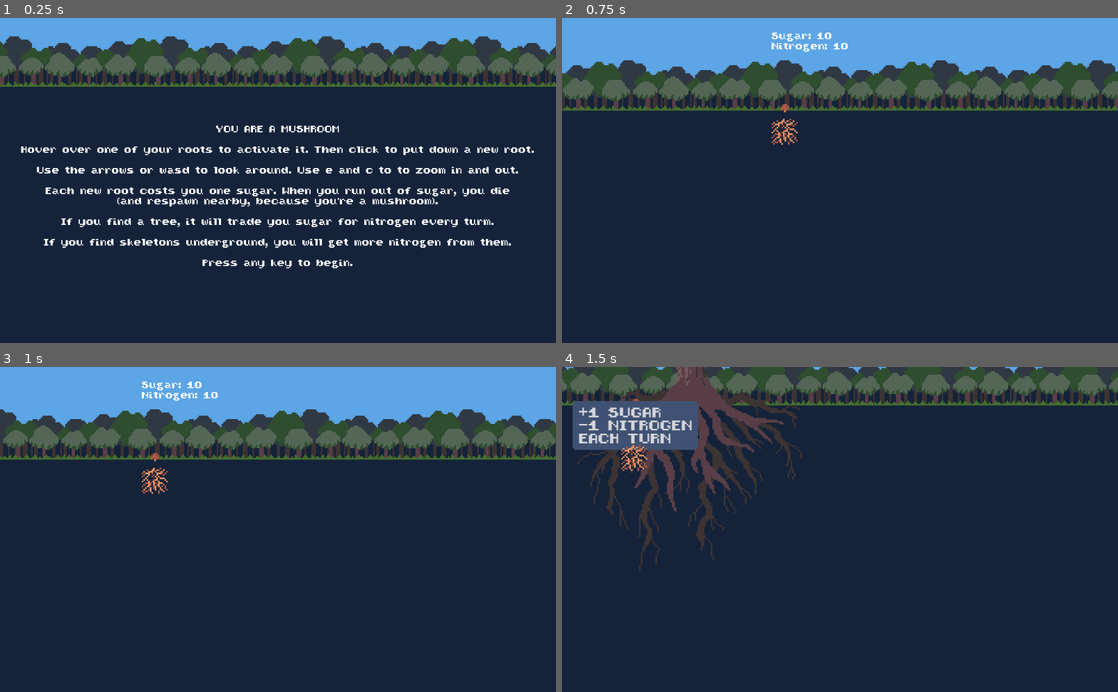
Above: before the commit, frames 1-4 (two rows, left to right).
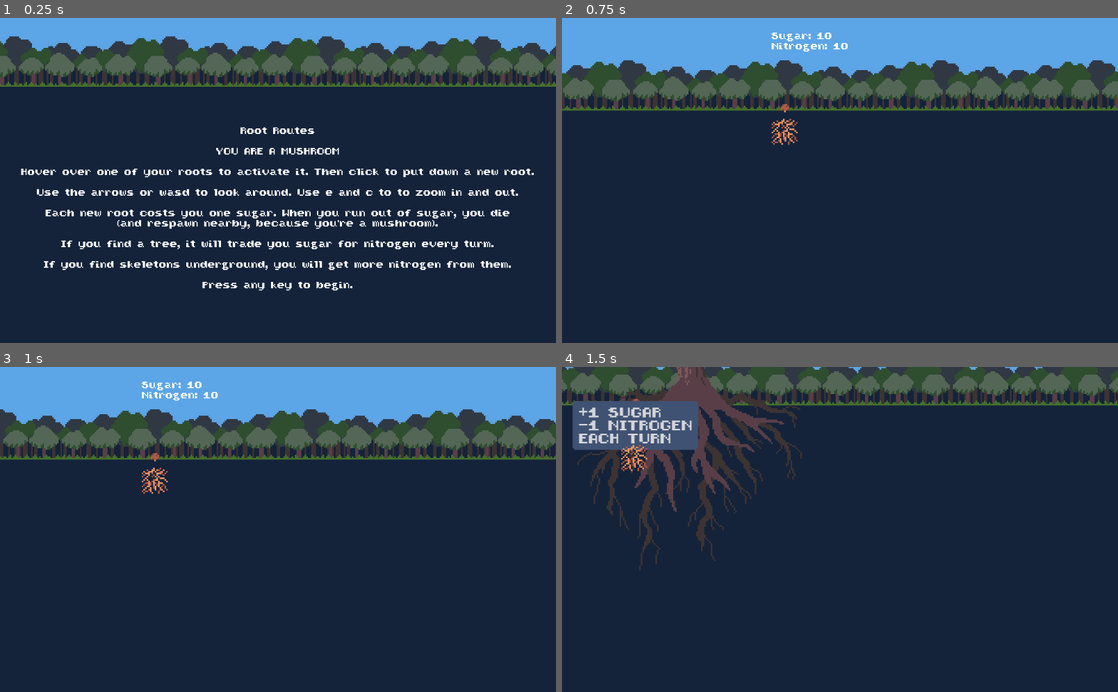
Above: after the commit, the same moments.

Repository: RoxT/rootroutes
Game: Godot game, scene res://StartMenu.tscn
Same seed, same stepped clock (60 frames per second), same inputs: the game is played once before the commit and once after it.
Inputs (mouse positions are in pixels of both pictures, inside the frame that each line leads up to):
- Up to frame 1 (0.25 s): no input
- Up to frame 2 (0.75 s): tap Enter at 0.5 s; move the mouse to (962, 164) at 0.52 s; hold Right (ui_right) from 0.53 s (still down); click (962, 164) at 0.67 s
- Up to frame 3 (1 s): keep holding Right (ui_right)
- Up to frame 4 (1.5 s): move the mouse to (645, 480) at 1.27 s; release Right (ui_right) at 1.28 s; hold Down (ui_down) from 1.28 s (still down); click (645, 480) at 1.42 s

The runs differ from the first frame. In frame 1, 9.1% of the frame differs, in the area x 3-96%, y 33-84%; in frame 2, nothing differs; in frame 3, nothing differs; in frame 4, nothing differs.

Commit message:
underground only

Diff:
--- a/RootRoutes/StartMenu.tscn
+++ b/RootRoutes/StartMenu.tscn
@@ -17,10 +17,12 @@
 anchor_top = 1.0
 anchor_right = 0.5
 anchor_bottom = 1.0
-margin_left = -510.5
-margin_top = -401.0
-margin_right = 510.5
-text = "YOU ARE A MUSHROOM
+margin_left = -510.0
+margin_top = -398.0
+margin_right = 511.0
+text = "Root Routes
+
+YOU ARE A MUSHROOM
 
 Hover over one of your roots to activate it. Then click to put down a new root.
 
--- a/RootRoutes/scripts/RootTest.gd
+++ b/RootRoutes/scripts/RootTest.gd
@@ -46,6 +46,7 @@
 	if !is_instance_valid(current_body): return
 	if event is InputEventMouseMotion:
 		var pointer = get_global_mouse_position()
+		if pointer.y <= 450: return
 		current_body.handle_hover(pointer)
 
 func _on_restart():
Not shown, changed: index.html
Not shown, changed: index.pck
